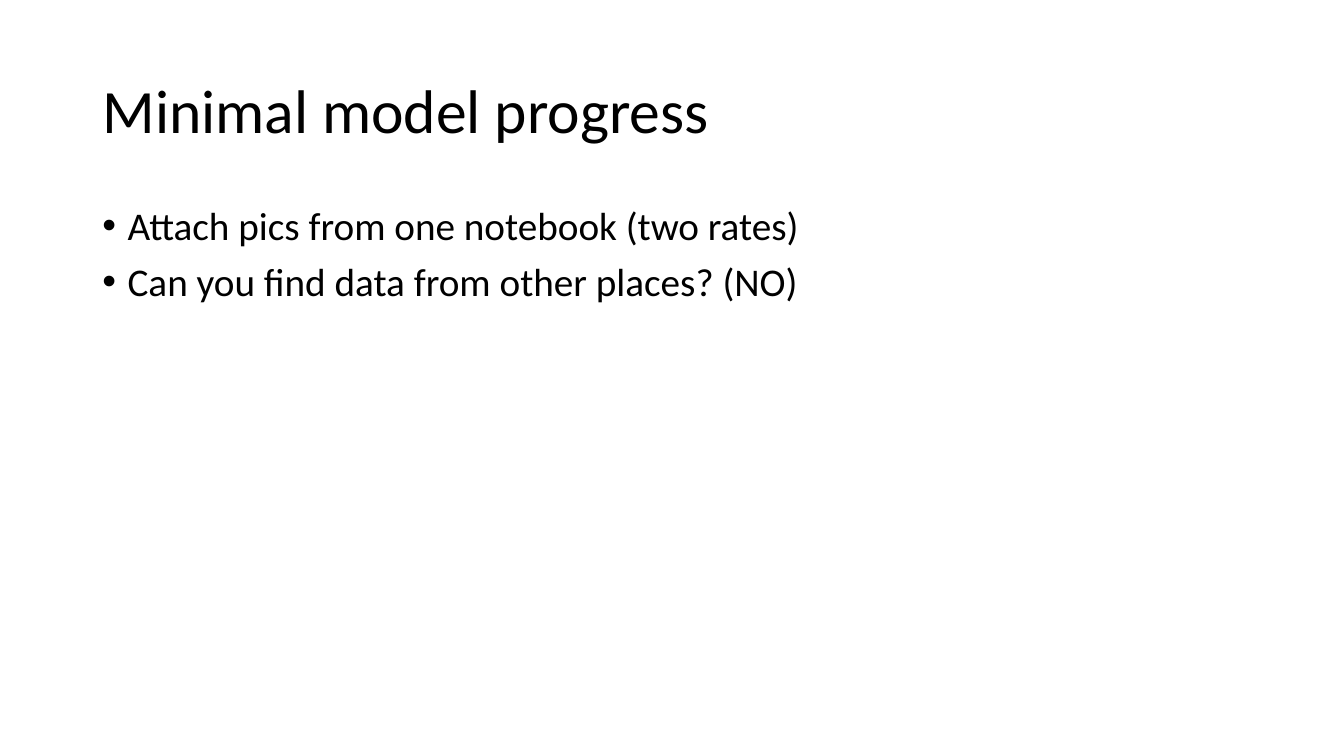
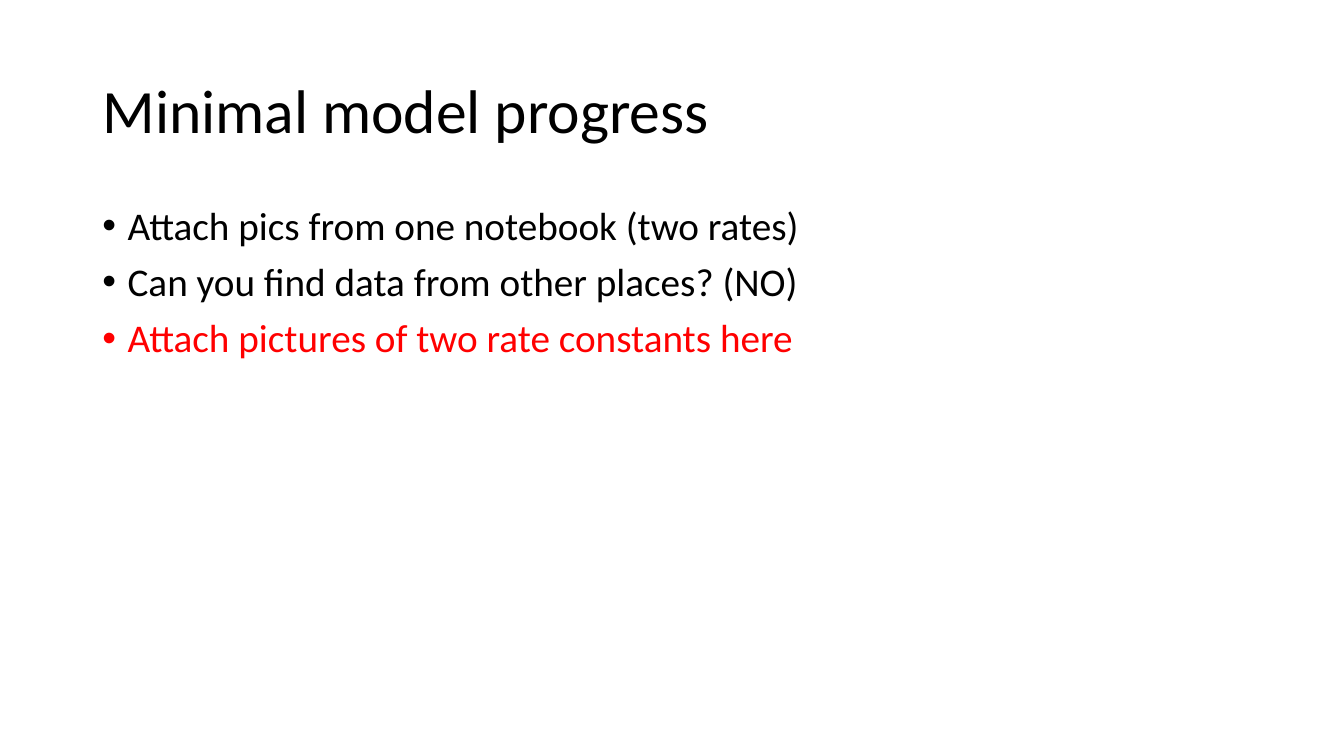
Before and after one commit to AnkitaRoychoudhury/ug_murray, a slide deck: slide 8 of miscellaneous/presentations/20200715_syncell_mtg.pptx. Drawn at 1344x756 pixels with LibreOffice and Linux fonts; fonts in the diff are those of the drawing. Boxes give left, top, right and bottom in pixels: in the first picture for what was removed or moved away, otherwise in the second. Text is boxed around its words. In the diff, an @@ line names an element or a change of style, - is before the commit and + after.

```diff
--- a/miscellaneous/presentations/20200715_syncell_mtg.pptx
+++ b/miscellaneous/presentations/20200715_syncell_mtg.pptx
@@ text at box(128, 324, 793, 359): paragraph added @@
+• Attach pictures of two rate constants here
```
Also in this commit, not shown: 4 other slides changed, 1 other file.
